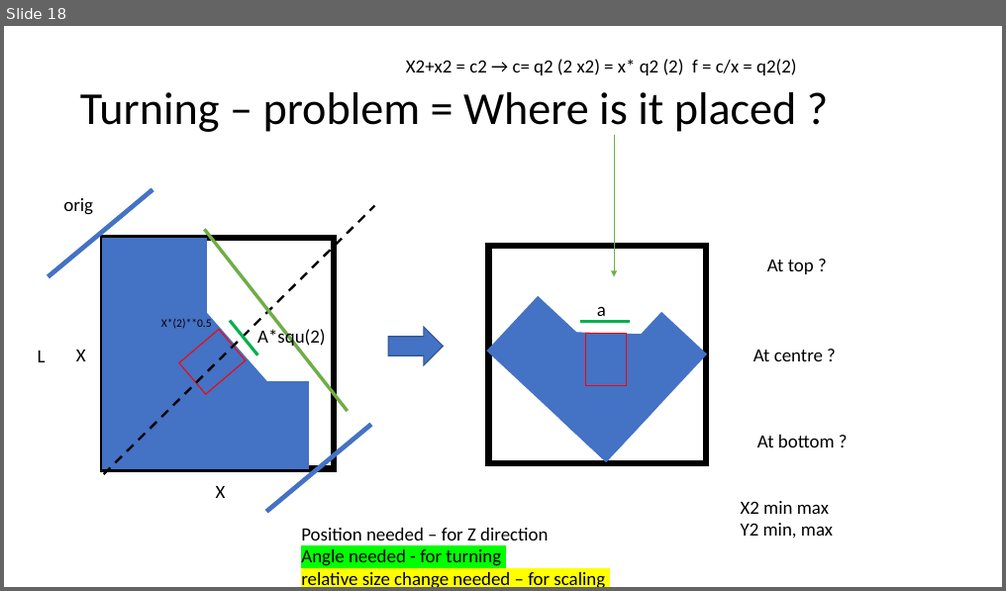
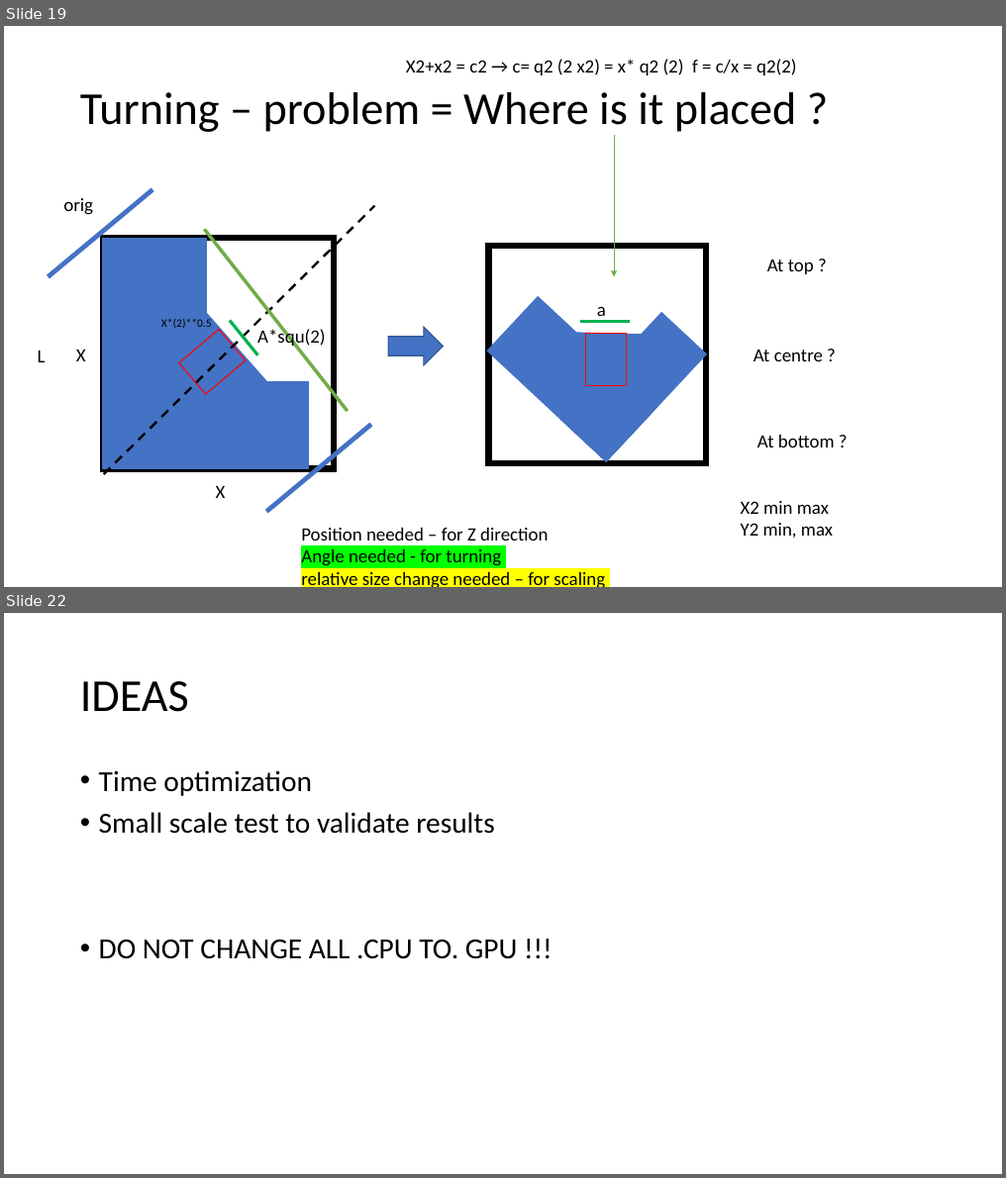
Before and after one commit to JanNalivaika/SSD_EXT, a slide deck: misc/Segmentation.pptx. Shown one above the other, each under a label of ours: slide 18 before the commit, slides 19 and 22 after it; the slides between them are not shown. The pictures are 1006x591 and 1006x1178 pixels, drawn with LibreOffice and Linux fonts; fonts in the diff are those of the drawing. Boxes give left, top, right and bottom in pixels: in the first picture for what was removed or moved away, otherwise in the second. Text is boxed around its words. In the diff, an @@ line names an element or a change of style, - is before the commit and + after.

```diff
--- a/misc/Segmentation.pptx
+++ b/misc/Segmentation.pptx
@@ slide 22 added at (4,613,1002,1174), background #FFFFFF @@
@@ title added at (80,681,189,712), 44 pt, text #000000 @@
+IDEAS
@@ text added at (99,770,518,959), 28 pt, text #000000 @@
+• Time optimization
+• Small scale test to validate results
+• DO NOT CHANGE ALL .CPU TO. GPU !!!
@@ what was slide 18 is now slide 19 @@
```
Also in this commit, not shown: 2 slides changed, 3 other slides added, 1 slide removed, 8 other files.
